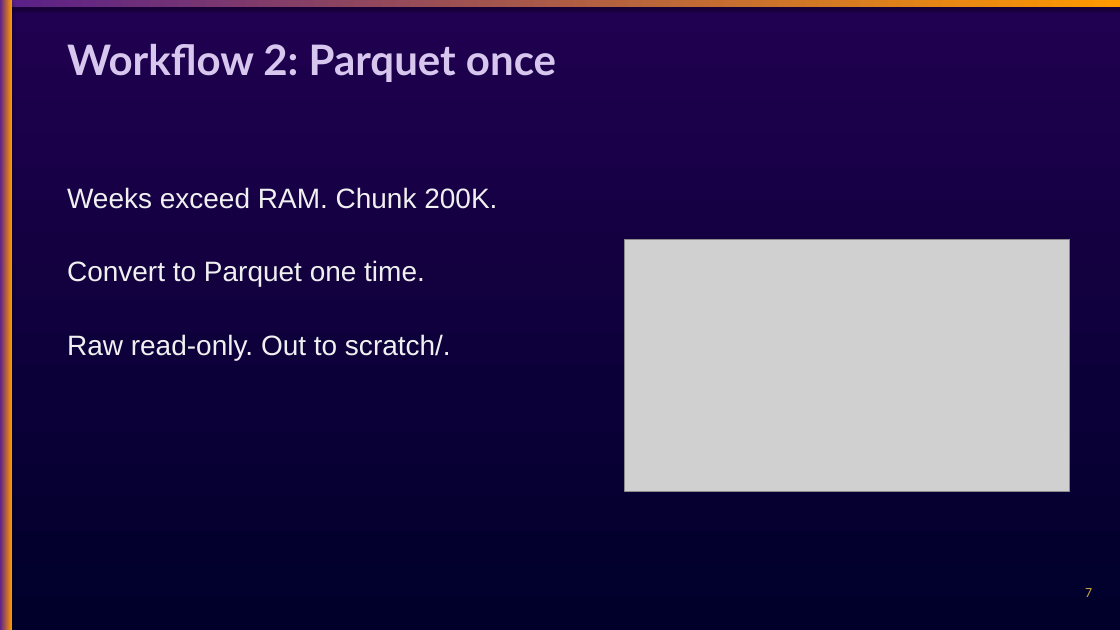
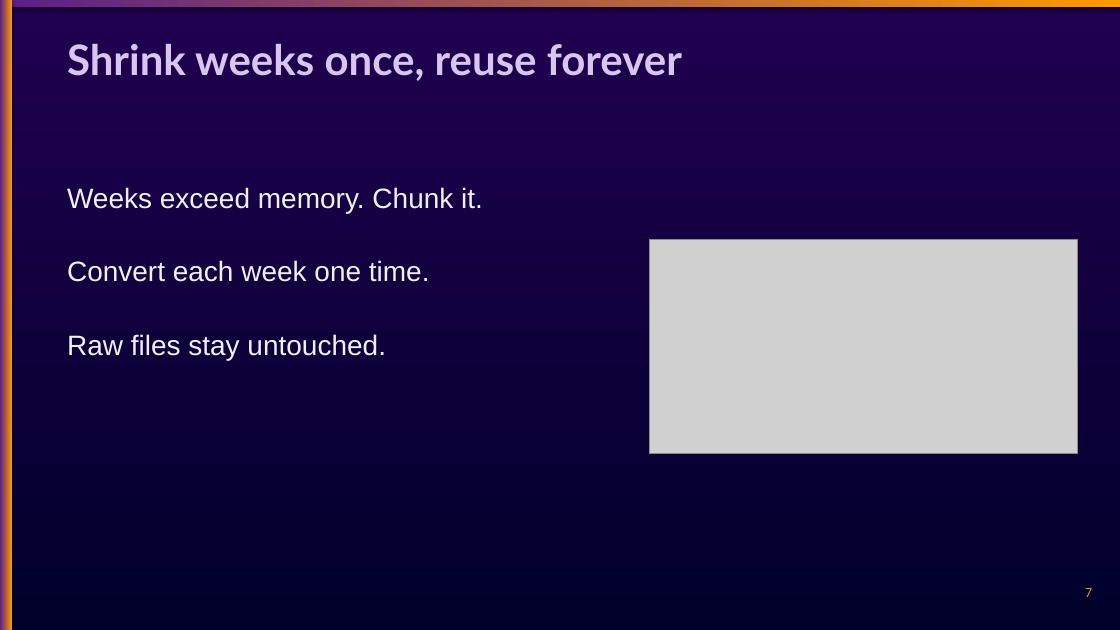
Before and after one commit to chasko-labs/nfl-big-data-bowl-2027, a slide deck: slide 7 of deck/unified.pptx. Drawn at 1120x630 pixels with LibreOffice and Linux fonts; fonts in the diff are those of the drawing; grey boxes stand for pictures. Boxes give left, top, right and bottom in pixels: in the first picture for what was removed or moved away, otherwise in the second. Text is boxed around its words. In the diff, an @@ line names an element or a change of style, - is before the commit and + after.

Commit message:
deck: plain-words rewrite all 17, collision-free layout

```diff
--- a/deck/unified.pptx
+++ b/deck/unified.pptx
@@ text at <box>67,44,682,81</box>: text changed @@
-Workflow 2: Parquet once
+Shrink weeks once, reuse forever
@@ text at <box>67,187,483,360</box>: text changed @@
-Weeks exceed RAM. Chunk 200K.
-Convert to Parquet one time.
-Raw read-only. Out to scratch/.
+Weeks exceed memory. Chunk it.
+Convert each week one time.
+Raw files stay untouched.
@@ picture: place and size @@
-picture at <box>624,239,1070,492</box>
+picture at <box>649,239,1078,454</box>
```
Also in this commit, not shown: 6 other slides changed, 9 slides added, 9 slides removed.
